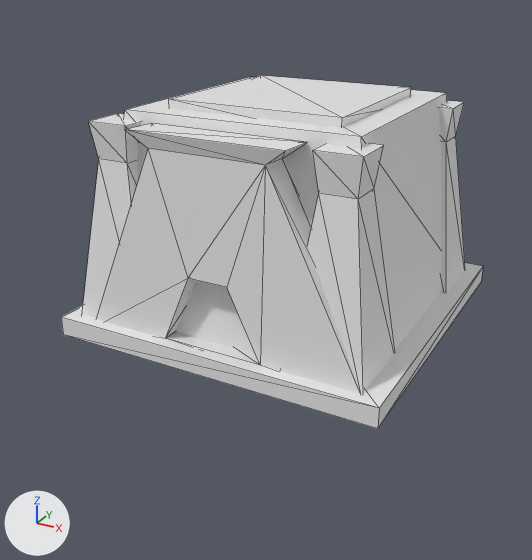
Two versions of the COLLADA model art/meshes/structural/migdol2.dae, one commit apart.
Camera for both pictures: a 50 mm camera at (26.2, -52.4, 27.8) aimed at (-1.3, -2.4, 2.8). Lighting does not change. The marker at lower left points along +X, +Y and +Z. Mesh edges are drawn as thin lines.
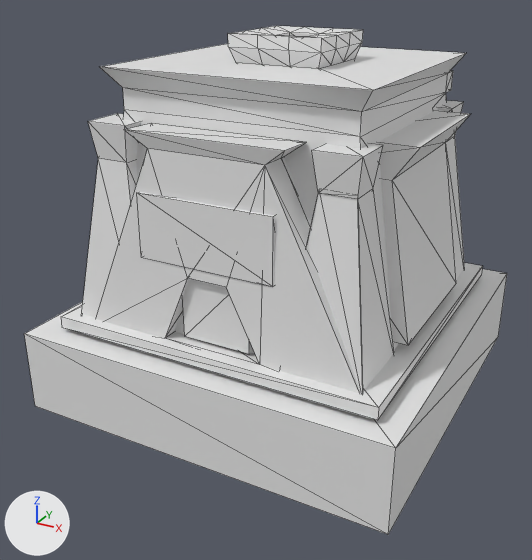
Commit message: new fortress

Location of each change, (x1, y1, x2, y2) in pixels of the pictures (532 x 560 px; the box of a moved part takes in the faces that stretch with it):
'Plane_005', reshaped, moved, rescaled (14% wider, 43% taller)
    before: (61, 75, 483, 429)
    after: (24, 26, 507, 534)
part 1 of me_plane_005, added
    after: (24, 269, 507, 534)
part 2 of me_plane_005, added
    after: (137, 192, 275, 287)
part 3 of me_plane_005, moved or reshaped
    before: (96, 123, 361, 393)
    after: (96, 123, 360, 393)
part 4 of me_plane_005, added
    after: (61, 263, 483, 420)
part 5 of me_plane_005, moved or reshaped
    both: (82, 113, 141, 318)
part 6 of me_plane_005, added
    after: (228, 26, 363, 69)
part 7 of me_plane_005, added
    after: (100, 44, 466, 353)
part 8 of me_plane_005, added
    after: (307, 144, 394, 393)
part 9 of me_plane_005, deleted
    before: (439, 101, 465, 293)
part 10 of me_plane_005, deleted
    before: (61, 263, 483, 429)
part 11 of me_plane_005, built on
    before: (124, 75, 447, 353)
    after: (183, 101, 470, 354)

The edits, one by one:
me_plane_005 is used by ob_plane_005; location (0.01, 0.0, 16.7); scale (7.0, 7.0, 7.0).
me_plane_005 had 96 vertices, 160 faces and spanned x -1.99..1.89, y -1.94..1.93, z -2.44..0.19.
me_plane_005 now has 240 vertices, 418 faces and spans x -1.0..1.0, y -1.0..1.0, z -0.23..1.65.
me_plane_005 part 1: a new loose piece, a box spanning x -1.0..1.0, y -1.0..1.0, z -0.23..0.2.
me_plane_005 part 2: a new loose piece, a box spanning x -0.354..0.347, y -0.813..-0.724, z 0.685..1.0.
me_plane_005 part 3: the loose piece of 24 vertices spanning x -1.65..1.69, y -1.8..-1.17, z -2.34..0.02 is scaled about its middle by 0.445, then moved by (0.03, 0.8, 1.92).
me_plane_005 part 4: a new loose piece, a box spanning x -0.844..0.881, y -0.889..0.835, z 0.228..0.289.
me_plane_005 part 5: the loose piece of 12 vertices spanning x -1.86..-0.93, y -1.79..-0.86, z -2.35..0.0 is scaled about its middle by 0.445, then moved by (0.82, 0.71, 1.92).
me_plane_005 part 6: a new loose piece of 72 vertices spanning x -0.18..0.3, y -0.28..0.2, z 1.42..1.65.
me_plane_005 part 7: a new loose piece of 24 vertices spanning x -0.72..0.78, y -0.75..0.75, z 0.18..1.52.
me_plane_005 part 8: a new loose piece of 16 vertices spanning x 0.38..0.79, y -0.82..-0.41, z 0.23..1.27.
me_plane_005 part 9: the loose piece of 12 vertices spanning x 0.79..1.72, y 0.83..1.76, z -2.37..-0.01 is deleted.
me_plane_005 part 10: the loose piece of 8 vertices spanning x -1.99..1.89, y -1.94..1.93, z -2.44..-2.21 is deleted.
Part 11, on me_plane_005:
16 vertices are removed from x -1.71..1.66, y -1.64..1.73, z -2.36..0.19.
24 faces are deleted.
28 vertices are added at x -0.82..0.84, y -0.78..0.76, z 0.22..1.27.
12 new vertices lie (0.0, 0.8, 0.0) away from vertices in x -0.82..0.84, y -0.41, z 0.34..1.26.
62 new faces join them.
Object 'Plane_005' (ob_plane_005) moves from (0.01, 0.0, 16.7) to (-0.7, 0.38, -3.34).
Object 'Plane_005' (ob_plane_005) is rescaled from (7.0, 7.0, 7.0) to (15.7, 15.7, 15.7).
